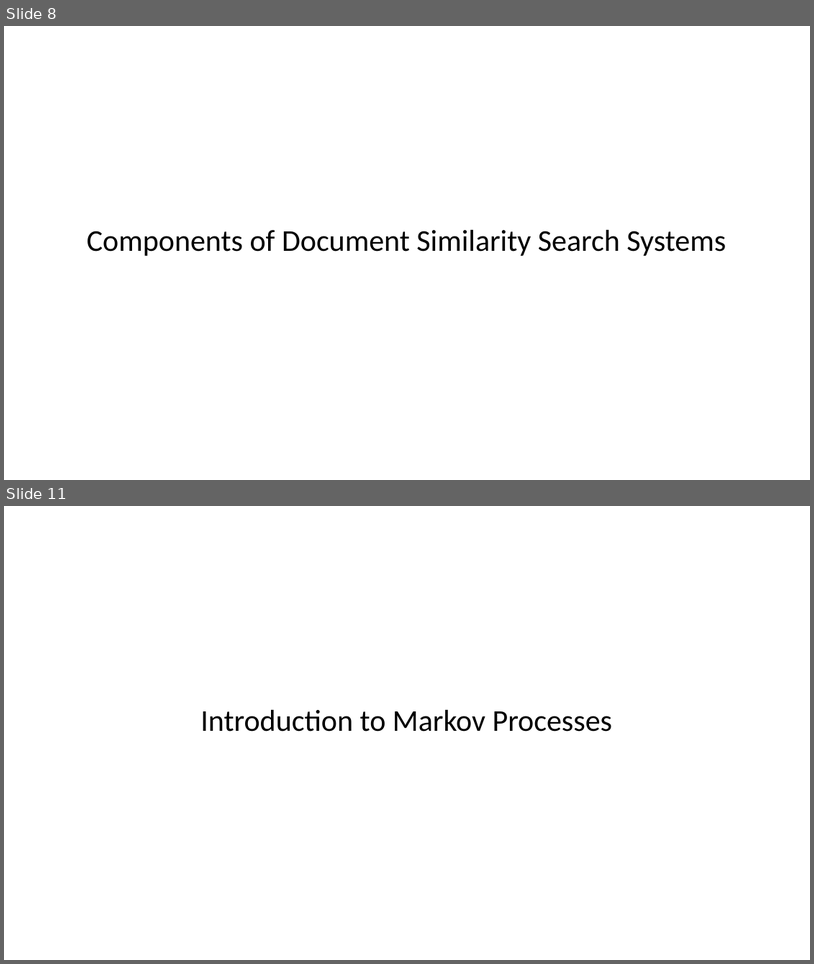
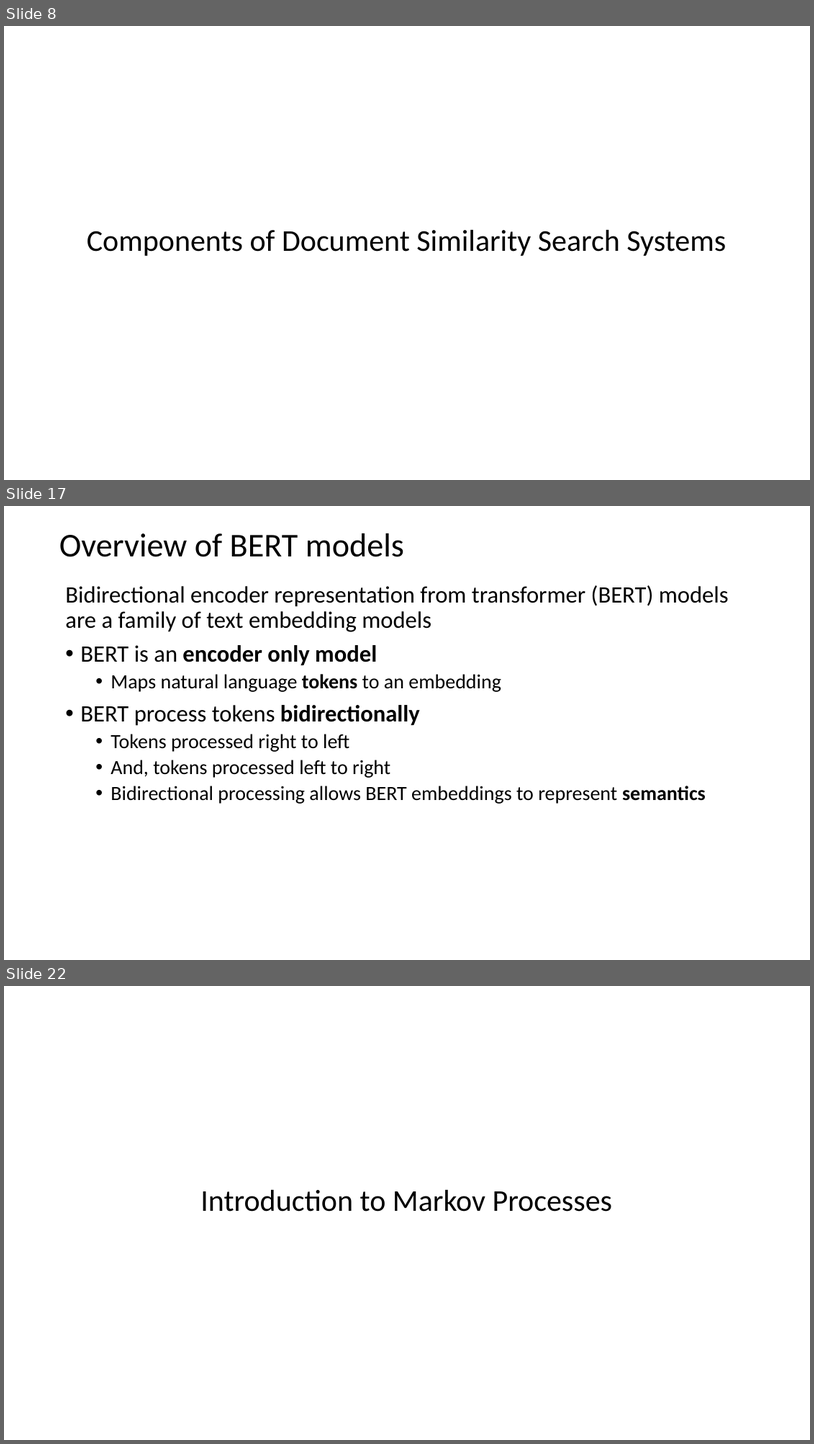
Before and after one commit to harelgabainew/school1, a slide deck: slides/7_DocumentWebSearching.pptx. Shown one above the other, each under a label of ours: slides 8 and 11 before the commit, slides 8, 17 and 22 after it; the slides between them are not shown. The pictures are 814x964 and 814x1444 pixels, drawn with LibreOffice and Linux fonts; fonts in the diff are those of the drawing. Boxes give left, top, right and bottom in pixels: in the first picture for what was removed or moved away, otherwise in the second. Text is boxed around its words. In the diff, an @@ line names an element or a change of style, - is before the commit and + after.

Commit message:
Added slides on embeddings

```diff
--- a/slides/7_DocumentWebSearching.pptx
+++ b/slides/7_DocumentWebSearching.pptx
@@ slide 17 added at (x1=4, y1=506, x2=810, y2=960), background #FFFFFF @@
@@ title added at (x1=59, y1=533, x2=404, y2=557), 39.6 pt, text #000000 @@
+Overview of BERT models
@@ text added at (x1=65, y1=585, x2=729, y2=803), 24 pt, text #000000 @@
+Bidirectional encoder representation from transformer (BERT) models are a family of text embedding models
+• BERT is an encoder only model
+  • Maps natural language tokens to an embedding
+• BERT process tokens bidirectionally
+  • Tokens processed right to left
+  • And, tokens processed left to right
+  • Bidirectional processing allows BERT embeddings to represent semantics
@@ what was slide 11 is now slide 22 @@
```
Also in this commit, not shown: 3 slides changed, 11 other slides added, 1 slide removed.
